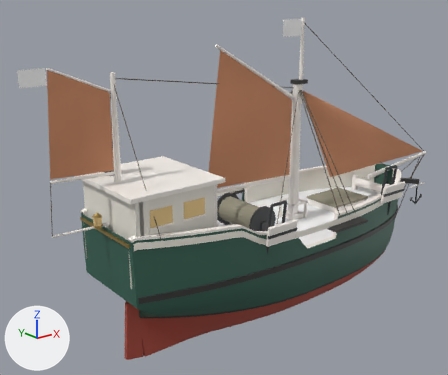
What one commit did to the glTF model public/models/ships/trawler_v2_lod1.glb.
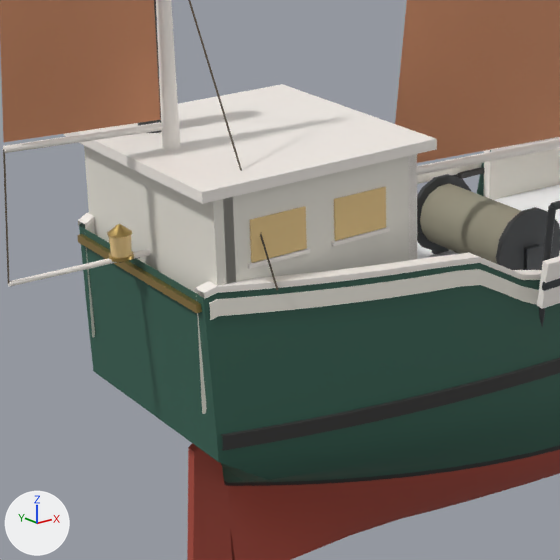
Each version appears first whole from a camera (50 mm lens) standing at (36.8, -18.9, 12.2) and looking at (52.9, 1.2, 4.1), and next in a close-up on the part from 11% to 61% of the width and 33% to 93% of the height. The axes (+X, +Y, +Z) are drawn at lower left. The lights are the same throughout. The first two pictures are the older version. Vertices at exactly the same position are counted once.

In view in the first close-up: 'SM_Trawler_LOD1'.
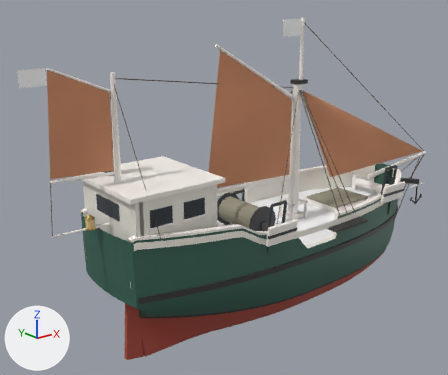
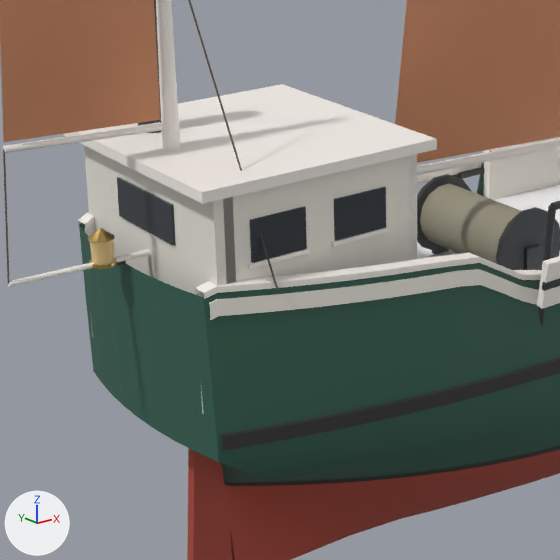
What differs and where, as boxes [x1, y1, x2, y2] in the close-ups (560 x 560 px; the box of a moved part takes in the faces that stretch with it):
```json
{"part": 1, "of": "me_sm_trawler_lod1", "change": "moved or reshaped", "after": [117, 177, 176, 246], "on screen": "not visible before"}
{"part": 2, "of": "me_sm_trawler_lod1", "change": "deleted", "before": [109, 235, 131, 258], "on screen": "beige"}
{"part": 3, "of": "me_sm_trawler_lod1", "change": "built on", "before": [78, 224, 268, 560], "after": [79, 226, 268, 560]}
{"part": 4, "of": "me_sm_trawler_lod1", "change": "recoloured", "before": [250, 187, 386, 263], "after": [250, 187, 386, 263], "on screen": "beige to dark grey"}
```

Scene script edits in JSON lines:
```json
{"op": "add", "block": "mat_m_navalwindow", "code": ["mat_m_navalwindow = principled_material('M_NavalWindow')", "mat_m_navalwindow.base_color = (0.035, 0.045, 0.055)  # dark grey #353c42", "mat_m_navalwindow.roughness = 0.12"]}
{"block": "me_sm_trawler_lod1", "where": "# used by ob_sm_trawler_lod1; location = (54.67, 0.0, 0.0)"}
{"op": "remove", "block": "me_sm_trawler_lod1", "code": "me_sm_trawler_lod1.from_pydata(...)  # 4113 vertices, 6634 faces; spans x -11.4..11.4, y -3.5..3.5, z -1.6..11.2"}
{"op": "add", "block": "me_sm_trawler_lod1", "code": "me_sm_trawler_lod1.from_pydata(...)  # 4238 vertices, 6874 faces; spans x -11.4..11.4, y -3.5..3.5, z -1.6..11.2"}
{"block": "me_sm_trawler_lod1", "change": "me_sm_trawler_lod1 part 1: the loose piece of 8 vertices spanning x -7.7, y -0.8..0.8, z 4.6..5.2 is moved by (-0.3, 0.0, 0.0), in mat_m_navalwindow (dark grey #353c42)"}
{"block": "me_sm_trawler_lod1", "change": "me_sm_trawler_lod1 part 2: the loose piece of 16 vertices spanning x -8.6..-8.3, y -0.2..0.2, z 4.3..4.7 is deleted"}
{"block": "me_sm_trawler_lod1", "change": "me_sm_trawler_lod1 part 3"}
{"block": "me_sm_trawler_lod1", "change": "34 vertices are removed from x -8.6..-8.2, y -1.8..1.8, z 4.0..4.8"}
{"block": "me_sm_trawler_lod1", "change": "122 faces are deleted"}
{"block": "me_sm_trawler_lod1", "change": "7 vertices move from x -8.6..-7.0, y -0.1..0.2, z 0.2..4.8 to x -8.7..-7.0, y -0.1..0.2, z 0.2..4.8"}
{"block": "me_sm_trawler_lod1", "change": "157 vertices are added at x -8.9..-6.8, y -1.4..1.4, z -1.6..4.8"}
{"block": "me_sm_trawler_lod1", "change": "5 new vertices lie (0.0, -0.5, 0.0) away from vertices in x -8.3..-7.3, y 1.0..1.9, z 1.1..2.9"}
{"block": "me_sm_trawler_lod1", "change": "5 new vertices lie (0.0, 0.5, 0.0) away from vertices in x -8.3..-7.3, y -1.9..-1.0, z 1.1..2.9"}
{"block": "me_sm_trawler_lod1", "change": "128 new faces join them, mat_m_navalhulltar (red #ad4b3c)"}
{"block": "me_sm_trawler_lod1", "change": "128 new faces join them, mat_m_navalhullplank (dark green #356152)"}
{"block": "me_sm_trawler_lod1", "change": "38 new faces join them, mat_m_navalblackpaint (dark grey #353433)"}
{"block": "me_sm_trawler_lod1", "change": "56 new faces join them, mat_m_navalagedbrass (orange #c4a665)"}
{"block": "me_sm_trawler_lod1", "change": "28 new faces join them, mat_m_navallanternglass (beige #efce90)"}
{"block": "me_sm_trawler_lod1", "change": "me_sm_trawler_lod1 part 4: 60 faces spanning x -7.4..-4.7, y -1.9..1.9, z 4.5..5.5 switch from mat_m_navallanternglass (beige #efce90) to mat_m_navalwindow (dark grey #353c42)"}
{"block": "me_sm_trawler_lod1", "change": "other edits to the shape of me_sm_trawler_lod1 do not show in these pictures"}
```
